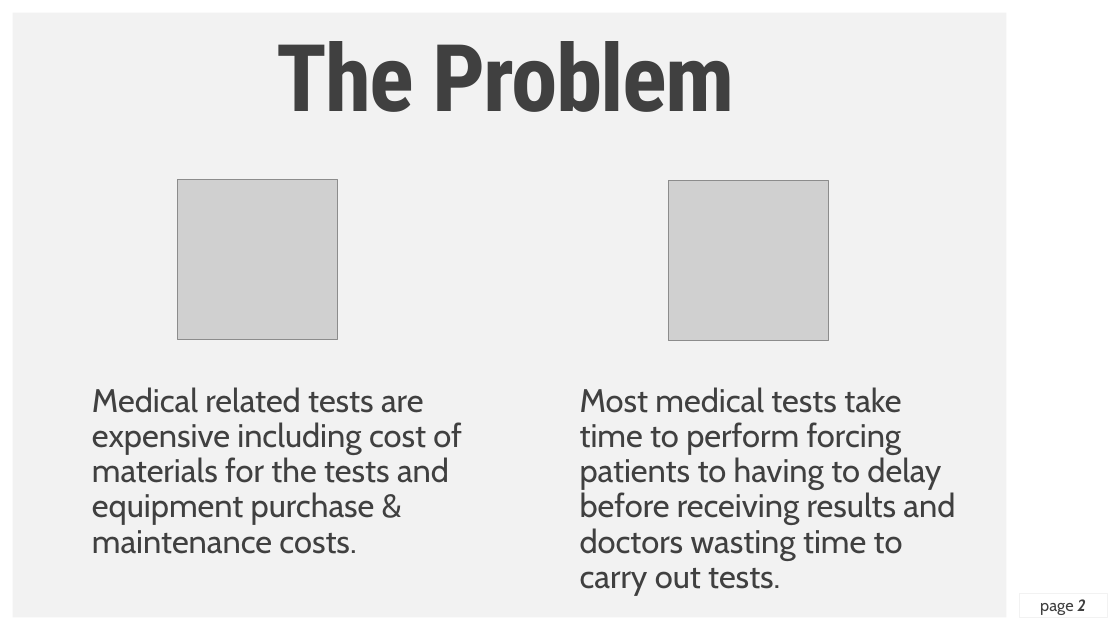
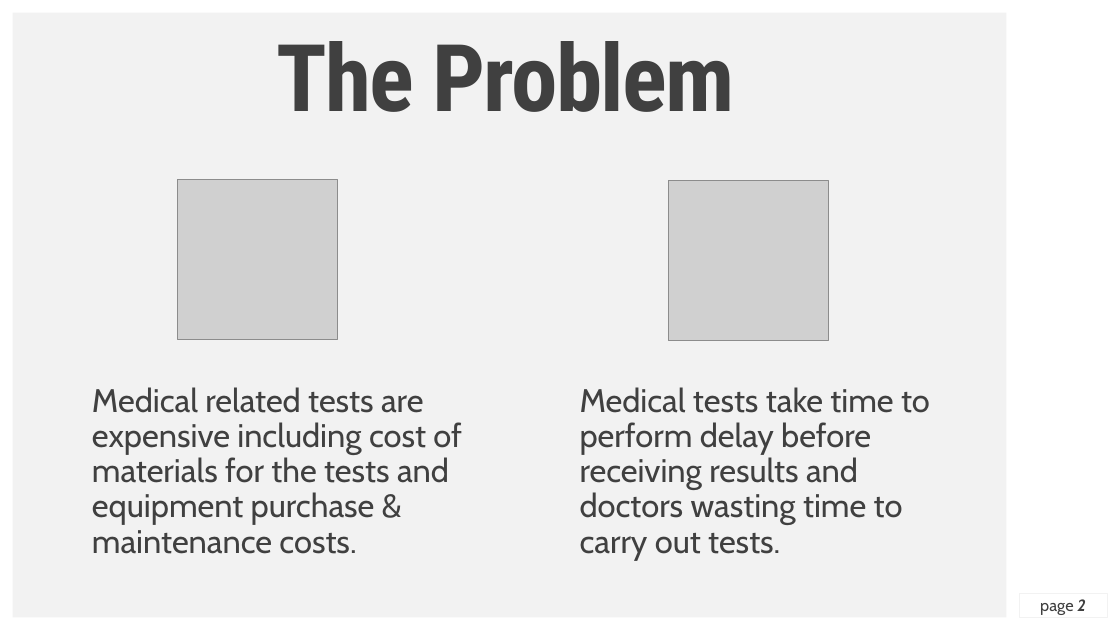
Before and after one commit to LordGhostX/QuickMed, a slide deck: slide 2 of slide/QuickMed.pptx. Drawn at 1120x630 pixels with LibreOffice and Linux fonts; fonts in the diff are those of the drawing; grey boxes stand for pictures; background and template pictures are left out. Boxes give left, top, right and bottom in pixels: in the first picture for what was removed or moved away, otherwise in the second. Text is boxed around its words. In the diff, an @@ line names an element or a change of style, - is before the commit and + after.

```diff
--- a/slide/QuickMed.pptx
+++ b/slide/QuickMed.pptx
@@ text at box(580, 387, 930, 561): text changed @@
-Most medical tests take time to perform forcing patients to having to delay before receiving results and doctors wasting time to carry out tests.
+Medical tests take time to perform delay before receiving results and doctors wasting time to carry out tests.
```
Also in this commit, not shown: 1 other slide changed, 6 other files.
